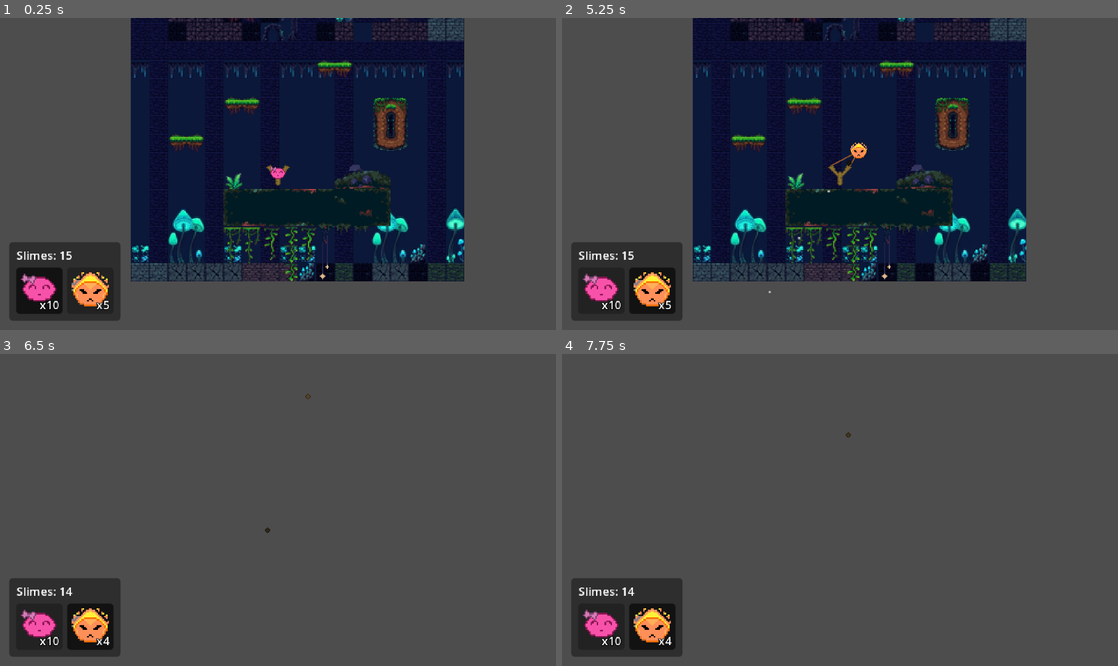
Above: before the commit, frames 1-4 (two rows, left to right).
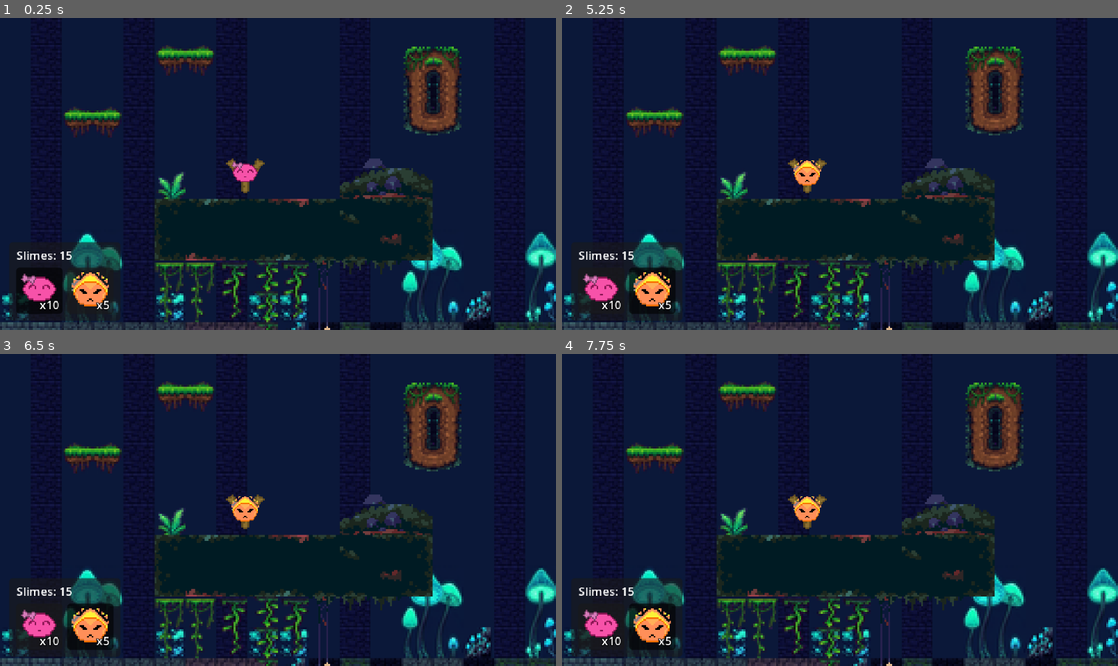
Above: after the commit, the same moments.

Repository: Navarro0k/Slimeterra
Game: Godot game, scene res://Scenes/Levels/jungleLevel.tscn
Same seed, same stepped clock (60 frames per second), same inputs: the game is played once before the commit and once after it. This scene is started directly instead of the project's main scene.
Inputs (mouse positions are in pixels of both pictures, inside the frame that each line leads up to):
- Up to frame 1 (0.25 s): no input
- Up to frame 2 (5.25 s): click "x10" at 0.5 s; click "x5" at 1.25 s; click "x10" at 2 s; click "x5" at 2.75 s; click "x10" at 3.5 s; click "x5" at 4.25 s; tap Enter at 5 s; drag from (840, 174) to (895, 105) at 5.02 s
- Up to frame 3 (6.5 s): click (88, 625) at 5.75 s, where only the run before the commit has a clickable "x4"
- Up to frame 4 (7.75 s): click (650, 625) at 6.5 s, where only the run before the commit has a clickable "x4"; click (650, 625) at 7.25 s, where only the run before the commit has a clickable "x4"

The runs differ from the first frame. In frame 1, 62% of the frame differs, in the area x 0-100%, y 0-100%; in frame 2, 62%; in frame 3, 97%; in frame 4, 97%.

Commit message:
add camera limits

Diff:
--- a/Scenes/Levels/Level_Ice.tscn
+++ b/Scenes/Levels/Level_Ice.tscn
@@ -1,6 +1,7 @@
 [gd_scene format=4 uid="uid://injpmvyn8q1k"]
 
 [ext_resource type="Texture2D" uid="uid://ctn2fiu4wucww" path="res://Assets/Tilemaps/15 Blob TileMap 16x16.png" id="1_1yxr7"]
+[ext_resource type="Script" uid="uid://c3t72acyerbhe" path="res://Scripts/level_ice.gd" id="1_6073x"]
 [ext_resource type="Texture2D" uid="uid://cbg34b4kqrqnf" path="res://Assets/Tilemaps/Snow Platform Pack/фон для пещеры 2.jpg" id="1_qsfqn"]
 [ext_resource type="Texture2D" uid="uid://k7fpccgr3tow" path="res://Assets/Tilemaps/Nature Platformer Tileset RottingPixels/nature-paltformer-tileset-16x16.png" id="2_2cpxj"]
 [ext_resource type="Texture2D" uid="uid://7bytwwa4pl3a" path="res://Assets/Tilemaps/Snow Platform Pack/Snow platform tileset.png" id="3_2cpxj"]
@@ -8,6 +9,8 @@
 [ext_resource type="Texture2D" uid="uid://d0uwkj8caodst" path="res://Assets/Tilemaps/Snow Platform Pack/ice level demo.png" id="5_icg6m"]
 [ext_resource type="Texture2D" uid="uid://b71aghsyouxg2" path="res://Assets/Tilemaps/Snow Platform Pack/SimpleChest.png" id="6_pnx27"]
 [ext_resource type="Texture2D" uid="uid://b0r1d2dctifo5" path="res://Assets/Tilemaps/Snow Platform Pack/hielo_colgante_v3.png" id="7_pnx27"]
+[ext_resource type="PackedScene" path="res://Scenes/UI/SlimeSelectorUI.tscn" id="10_5sjxy"]
+[ext_resource type="Script" uid="uid://cwhjdnhouowt5" path="res://Scripts/camara_seguimiento.gd" id="11_hbc57"]
 
 [sub_resource type="TileSetAtlasSource" id="TileSetAtlasSource_ybqp2"]
 texture = ExtResource("1_1yxr7")
@@ -3635,7 +3638,6 @@
 2:1/0 = 0
 
 [sub_resource type="CompressedTexture2D" id="CompressedTexture2D_6073x"]
-load_path = "res://.godot/imported/hielo_colgante_v2.png-1687c388e2f91f1d76bdc7c219dbe84f.ctex"
 
 [sub_resource type="TileSetAtlasSource" id="TileSetAtlasSource_5sjxy"]
 texture = SubResource("CompressedTexture2D_6073x")
@@ -3732,7 +3734,8 @@
 sources/5 = SubResource("TileSetAtlasSource_5sjxy")
 sources/6 = SubResource("TileSetAtlasSource_hbc57")
 
-[node name="Level1" type="Node2D" unique_id=539677101]
+[node name="LevelIce" type="Node2D" unique_id=539677101]
+script = ExtResource("1_6073x")
 metadata/_edit_horizontal_guides_ = [-289.0]
 
 [node name="Sprite2D" type="Sprite2D" parent="." unique_id=1202723040]
@@ -3754,3 +3757,8 @@
 
 [node name="Slingshoot" parent="." unique_id=280816846 instance=ExtResource("3_qsfqn")]
 position = Vector2(-65, 3)
+
+[node name="SlimeSelectorUI" parent="." unique_id=488396557 instance=ExtResource("10_5sjxy")]
+
+[node name="Camara" type="Camera2D" parent="." unique_id=1928810597]
+script = ExtResource("11_hbc57")
--- a/Scenes/Levels/jungleLevel.tscn
+++ b/Scenes/Levels/jungleLevel.tscn
@@ -3938,7 +3938,7 @@
 
 [node name="Plataformas" type="TileMapLayer" parent="." unique_id=265493061]
 texture_filter = 1
-tile_map_data = PackedByteArray("AAD7/wEACgANAAkAAAD8/wEACgA …(2239 unchanged characters)… AJAAQAAAD3/83/CQAHAAEAAAD7/83/CQAHAAEAAAAbAP3/CQAHAAEAAAD8/wQACQAEAAAAAAD8/wUACQAEAAAAAAA=")
+tile_map_data = PackedByteArray("AAD7/wEACgANAAkAAAD8/wEACgA …(2239 unchanged characters)… AJAAQAAAD3/83/CQAHAAEAAAD7/83/CQAHAAEAAAD8/wQACQAEAAAAAAD8/wUACQAEAAAAAAA=")
 tile_set = SubResource("TileSet_k5mtd")
 
 [node name="Plataform" parent="Plataformas" unique_id=1955014938 instance=ExtResource("11_ed17r")]
--- a/Scripts/camara_seguimiento.gd
+++ b/Scripts/camara_seguimiento.gd
@@ -7,6 +7,10 @@
 @export_range(0.5, 30.0, 0.5) var suavizado: float = 6.0
 ## Desplazamiento fijo respecto al objetivo (por ejemplo para dejar más espacio hacia adelante).
 @export var desplazamiento: Vector2 = Vector2.ZERO
+## Si el nivel es más pequeño que lo que muestra la pantalla, sube el zoom lo justo para que
+## la cámara nunca enseñe nada fuera de los límites. Desactivado, la cámara se centra y
+## se ve vacío alrededor del nivel.
+@export var ajustar_zoom_a_limites: bool = true
 
 var _objetivo: Node2D
 
@@ -23,3 +27,27 @@
 		return
 	var destino := _objetivo.global_position + desplazamiento
 	global_position = global_position.lerp(destino, 1.0 - exp(-suavizado * delta))
+
+## Limita la cámara a un rectángulo en coordenadas globales (sin área = sin límites).
+## Los límites son EXACTAMENTE el rectángulo: nunca se agrandan para llenar la pantalla.
+func aplicar_limites(rect: Rect2) -> void:
+	if not rect.has_area():
+		quitar_limites()
+		return
+
+	var pantalla := get_viewport_rect().size
+	if ajustar_zoom_a_limites:
+		var necesario := maxf(pantalla.x / rect.size.x, pantalla.y / rect.size.y)
+		if zoom.x < necesario:
+			zoom = Vector2(necesario, necesario)
+
+	limit_left = floori(rect.position.x)
+	limit_top = floori(rect.position.y)
+	limit_right = ceili(rect.end.x)
+	limit_bottom = ceili(rect.end.y)
+
+func quitar_limites() -> void:
+	limit_left = -10000000
+	limit_top = -10000000
+	limit_right = 10000000
+	limit_bottom = 10000000
--- a/Scripts/jungle_level.gd
+++ b/Scripts/jungle_level.gd
@@ -3,6 +3,8 @@
 ## y solo define con cuántos slimes cuenta.
 
 func _init() -> void:
+	# Límites del nivel: calculados con los tiles sólidos (cámara limitada y rebote del slime).
+	limites_automaticos = true
 	slimes_nivel = {
 		SlimeCatalogo.Tipo.BASE: 10,
 		SlimeCatalogo.Tipo.FUEGO: 5,
--- a/Scripts/level.gd
+++ b/Scripts/level.gd
@@ -11,6 +11,24 @@
 	SlimeCatalogo.Tipo.FUEGO: 1,
 }
 
+@export_group("Límites del nivel")
+## Rectángulo del nivel en coordenadas del nivel. Si tiene tamaño, se usa tal cual.
+@export var limites: Rect2 = Rect2()
+## Sin límites manuales, los calcula con el dibujo del nivel (tiles visibles y sprites de fondo).
+@export var limites_automaticos: bool = false
+## Si está activo, ignora fondos y sprites y usa solo los tiles con colisión.
+@export var solo_tiles_solidos: bool = false
+## Margen extra (px) fuera del dibujo. Por defecto 0: los límites coinciden con el dibujo.
+@export var margen_izquierda: float = 0.0
+@export var margen_arriba: float = 0.0
+@export var margen_derecha: float = 0.0
+@export var margen_abajo: float = 0.0
+## Dibuja el marco de los límites (útil para ajustarlos).
+@export var mostrar_limites: bool = false
+
+## Límites en coordenadas globales (sin área = el nivel no tiene límites).
+var limites_globales: Rect2 = Rect2()
+
 @onready var slingshoot: Node2D = $Slingshoot
 @onready var ui: SlimeSelectorUI = $SlimeSelectorUI
 @onready var camara: CamaraSeguimiento = $Camara
@@ -23,8 +41,15 @@
 	# Resortera -> Nivel: ya no queda munición.
 	slingshoot.sin_municion.connect(_on_sin_municion)
 	# Resortera -> Cámara: sigue al slime en vuelo y vuelve a la resortera al recargar.
-	slingshoot.slime_lanzado.connect(camara.seguir)
+	slingshoot.slime_lanzado.connect(_on_slime_lanzado)
 	slingshoot.slime_cargado.connect(_on_slime_cargado)
+
+	# Límites: la cámara no sale del nivel y el slime rebota en sus bordes.
+	limites_globales = _calcular_limites()
+	camara.aplicar_limites(limites_globales)
+	if mostrar_limites:
+		print("%s límites: %s" % [name, limites_globales])
+		_crear_marco_limites()
 
 	# Mismo diccionario para los dos. Primero la UI (crea los slots) y luego la
 	# resortera (emite inventario_cambiado y la UI se rellena).
@@ -34,9 +59,92 @@
 	# La cámara arranca ya sobre la resortera (sin paneo inicial).
 	camara.seguir(slingshoot, true)
 
+func _on_slime_lanzado(slime: Node2D) -> void:
+	# El slime en vuelo rebota en los límites del nivel y la cámara lo sigue.
+	slime.set("limites", limites_globales)
+	camara.seguir(slime)
+
 func _on_slime_cargado(_slime: Node2D) -> void:
 	camara.seguir(slingshoot)
 
 func _on_sin_municion() -> void:
 	camara.seguir(slingshoot)
 	# Punto de enganche para derrota / reinicio del nivel.
+
+## Límites manuales o, si están activados, los del dibujo del nivel: el rectángulo que
+## engloba lo que realmente se ve (tiles visibles y sprites de fondo) más los márgenes.
+func _calcular_limites() -> Rect2:
+	if limites.has_area():
+		return Rect2(to_global(limites.position), limites.size)
+	if not limites_automaticos:
+		return Rect2()
+
+	var area := Rect2()
+	var hay_dibujo := false
+
+	# Capas de tiles visibles (la capa de fondo oculta no cuenta).
+	for nodo in find_children("*", "TileMapLayer", true, false):
+		var capa := nodo as TileMapLayer
+		if capa.tile_set == null or not capa.is_visible_in_tree():
+			continue
+		if solo_tiles_solidos and capa.tile_set.get_physics_layers_count() == 0:
+			continue
+		var celdas := capa.get_used_rect()
+		if celdas.size == Vector2i.ZERO:
+			continue
+		var mitad := Vector2(capa.tile_set.tile_size) * 0.5
+		var desde := capa.to_global(capa.map_to_local(celdas.position) - mitad)
+		var hasta := capa.to_global(capa.map_to_local(celdas.end - Vector2i.ONE) + mitad)
+		area = Rect2(desde, hasta - desde) if not hay_dibujo else area.merge(Rect2(desde, hasta - desde))
+		hay_dibujo = true
+
+	# Sprites de fondo visibles (con su escala, posición y recorte reales).
+	if not solo_tiles_solidos:
+		for nodo in find_children("*", "Sprite2D", true, false):
+			var sprite := nodo as Sprite2D
+			if sprite.texture == null or not sprite.is_visible_in_tree() or _es_dinamico(sprite):
+				continue
+			var rect_sprite := _rect_global(sprite)
+			area = rect_sprite if not hay_dibujo else area.merge(rect_sprite)
+			hay_dibujo = true
+
+	if not hay_dibujo:
+		return Rect2()
+	area = area.expand(slingshoot.global_position) # La resortera siempre queda dentro.
+	return area.grow_individual(margen_izquierda, margen_arriba, margen_derecha, margen_abajo)
+
+## Rectángulo global que ocupa un sprite (caja que engloba a sus cuatro esquinas).
+func _rect_global(sprite: Sprite2D) -> Rect2:
+	var local := sprite.get_rect()
+	var t := sprite.global_transform
+	var esquinas := [
+		t * local.position, t * Vector2(local.end.x, local.position.y),
+		t * local.end, t * Vector2(local.position.x, local.end.y),
+	]
+	var rect := Rect2(esquinas[0], Vector2.ZERO)
+	for punto in esquinas:
+		rect = rect.expand(punto)
+	return rect
+
+## Lo que se mueve o no es escenario (la resortera, plataformas móviles, UI) no define el dibujo.
+func _es_dinamico(nodo: Node) -> bool:
+	var actual := nodo.get_parent()
+	while actual != null and actual != self:
+		if actual == slingshoot or actual is CollisionObject2D or actual is CanvasLayer:
+			return true
+		actual = actual.get_parent()
+	return false
+
+func _crear_marco_limites() -> void:
+	if not limites_globales.has_area():
+		return
+	var r := limites_globales
+	var marco := Line2D.new()
+	marco.width = 1.0
+	marco.default_color = Color(1.0, 0.2, 0.2, 0.9)
+	marco.z_index = 100
+	marco.points = PackedVector2Array([
+		to_local(r.position), to_local(Vector2(r.end.x, r.position.y)),
+		to_local(r.end), to_local(Vector2(r.position.x, r.end.y)), to_local(r.position),
+	])
+	add_child(marco)
--- /dev/null
+++ b/Scripts/level_ice.gd
@@ -0,0 +1,11 @@
+extends NivelSlimes
+## Nivel de hielo: hereda toda la lógica de NivelSlimes (resortera, UI y cámara)
+## y solo define con cuántos slimes cuenta.
+
+func _init() -> void:
+	# Límites del nivel: calculados con los tiles sólidos (cámara limitada y rebote del slime).
+	limites_automaticos = true
+	slimes_nivel = {
+		SlimeCatalogo.Tipo.BASE: 10,
+		SlimeCatalogo.Tipo.FUEGO: 5,
+	}
--- a/Scripts/slime.gd
+++ b/Scripts/slime.gd
@@ -23,6 +23,13 @@
 ## Los contactos por detrás o de lado (la superficie de la que acaba de salir) nunca pegan.
 @export_range(0.0, 0.9, 0.05) var umbral_impacto: float = 0.1
 
+@export_group("Límites del nivel")
+## Velocidad que conserva al rebotar contra los límites del nivel (0 = se amortigua, 1 = rebote perfecto).
+@export_range(0.0, 1.0, 0.05) var rebote_limites: float = 0.7
+## Si tras rebotar en el límite inferior sale con menos velocidad que esta (px/s), se da por
+## perdido y se descarta: evita esperar a `tiempo_vuelo_max` viéndolo rodar por el suelo del nivel.
+@export var velocidad_minima_suelo: float = 60.0
+
 @onready var particulas_rastro: CPUParticles2D = $CPUParticles2D
 @onready var sprite: Sprite2D = $Sprite2D
 @onready var forma_colision: CollisionShape2D = $CollisionShape2D
@@ -33,6 +40,10 @@
 signal turno_terminado
 
 var estado: Estado = Estado.CARGADO
+
+## Rectángulo (coordenadas globales) dentro del que rebota. Lo asigna el nivel al lanzarse;
+## un rectángulo sin área significa "sin límites".
+var limites: Rect2 = Rect2()
 
 var arrastre: float
 var vel_sim: Vector2 = Vector2.ZERO
@@ -193,10 +204,52 @@
 
 	var pos: Vector2 = state.transform.origin
 	var r: Array = SolverNumerico.paso(metodo, pos, vel_sim, dt, gravedad, arrastre)
-
-	vel_sim = r[1]
-	v_motor = (r[0] - pos) / dt
+	var nueva_pos: Vector2 = r[0]
+	var nueva_vel: Vector2 = r[1]
+
+	# Rebote en los límites del nivel: se resuelve sobre el paso ya calculado, así que no
+	# hay túnel posible por rápido que vaya (no depende de paredes físicas).
+	if limites.has_area():
+		var rebote := _rebotar_en_limites(nueva_pos, nueva_vel)
+		if estado == Estado.TERMINADO:
+			return
+		nueva_pos = rebote[0]
+		nueva_vel = rebote[1]
+
+	vel_sim = nueva_vel
+	v_motor = (nueva_pos - pos) / dt
 	state.linear_velocity = v_motor
+
+## Mantiene el cuerpo del slime dentro de `limites` y refleja su velocidad al tocar un borde.
+## Devuelve [posición, velocidad] corregidas.
+func _rebotar_en_limites(pos: Vector2, vel: Vector2) -> Array:
+	var izquierda := limites.position.x + _radio
+	var derecha := limites.end.x - _radio
+	var arriba := limites.position.y + _radio
+	var abajo := limites.end.y - _radio
+
+	if pos.x < izquierda:
+		pos.x = izquierda
+		if vel.x < 0.0:
+			vel.x = -vel.x * rebote_limites
+	elif pos.x > derecha:
+		pos.x = derecha
+		if vel.x > 0.0:
+			vel.x = -vel.x * rebote_limites
+
+	if pos.y < arriba:
+		pos.y = arriba
+		if vel.y < 0.0:
+			vel.y = -vel.y * rebote_limites
+	elif pos.y > abajo:
+		pos.y = abajo
+		if vel.y > 0.0:
+			vel.y = -vel.y * rebote_limites
+		# Rebote sin fuerza contra el suelo del nivel: perdido, se libera el turno.
+		if absf(vel.y) < velocidad_minima_suelo:
+			_descartar()
+
+	return [pos, vel]
 
 # ---------------------------------------------------------------------------
 # Impactos
--- a/project.godot
+++ b/project.godot
@@ -19,6 +19,7 @@
 
 window/size/viewport_width=480
 window/size/viewport_height=270
+window/size/mode=3
 window/size/window_width_override=1280
 window/size/window_height_override=720
 window/stretch/mode="canvas_items"
Not shown, added: Scripts/level_ice.gd.uid
Not shown, added: Scripts.zip
